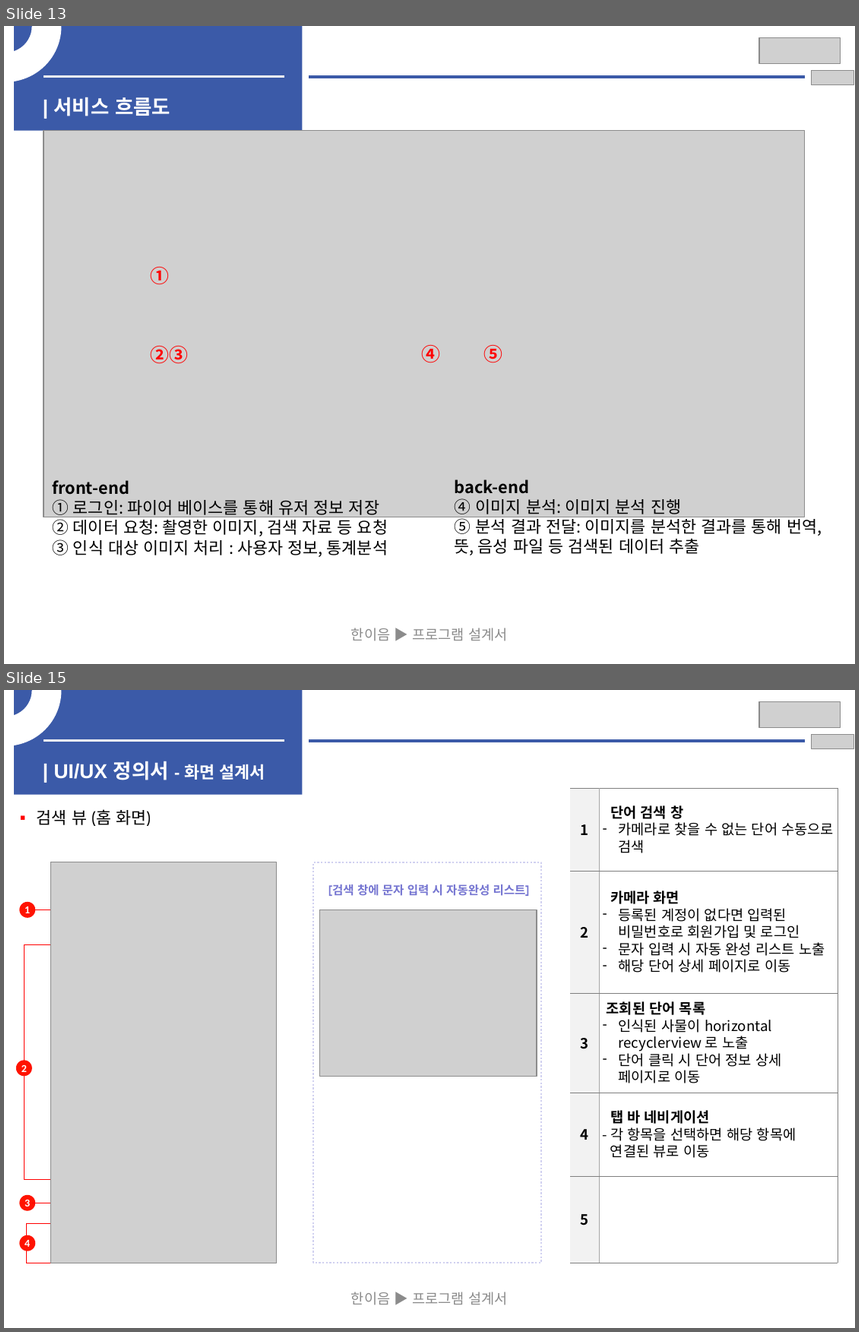
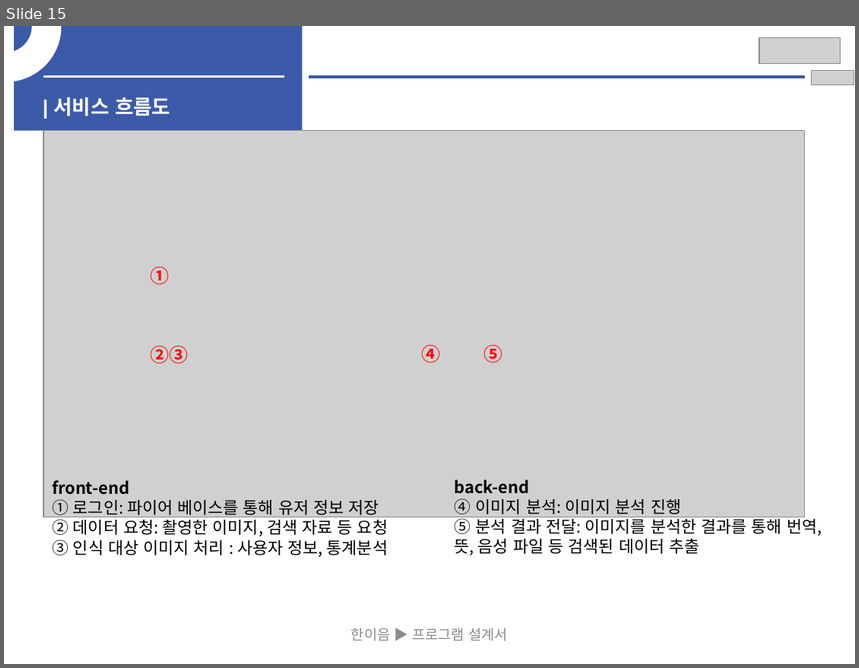
Before and after one commit to Leusin/oic-graduation-project, a slide deck: report/mid-report-ppt-juyoung.pptx. Shown one above the other, each under a label of ours: slides 13 and 15 before the commit, slide 15 after it; the slides between them are not shown. The pictures are 859x1332 and 859x668 pixels, drawn with LibreOffice and Linux fonts; fonts in the diff are those of the drawing; grey boxes stand for pictures. Boxes give left, top, right and bottom in pixels: in the first picture for what was removed or moved away, otherwise in the second. Text is boxed around its words. In the diff, an @@ line names an element or a change of style, - is before the commit and + after.

```diff
--- a/report/mid-report-ppt-juyoung.pptx
+++ b/report/mid-report-ppt-juyoung.pptx
@@ slide 15 removed at (4, 690, 855, 1328), background #FFFFFF @@
@@ arch (boxed as its full ring) removed at (4, 690, 60, 745) @@
@@ rectangle removed at (14, 690, 303, 795) @@
@@ picture removed at (760, 702, 841, 727) @@
@@ picture removed at (812, 734, 854, 749) @@
@@ line removed from (44, 740) to (285, 740) @@
@@ line removed from (309, 741) to (805, 741) @@
@@ text removed at (54, 761, 265, 780) @@
-| UI/UX 정의서 - 화면 설계서
@@ table removed at (570, 788, 837, 1263), 5 rows, 2 columns @@
-1 | 단어 검색 창 / 카메라로 찾을 수 없는 단어 수동으로 검색
-2 | 카메라 화면 / 등록된 계정이 없다면 입력된 비밀번호로 회원가입 및 로그인 / 문자 입력 시 자동 완성 리스트 노출 / 해당 단어 상세 페이지로 이동
-3 | 조회된 단어 목록 / 인식된 사물이 horizontal recyclerview 로 노출 / 단어 클릭 시 단어 정보 상세 페이지로 이동
-4 | 탭 바 네비게이션 / - 각 항목을 선택하면 해당 항목에 연결된 뷰로 이동
-5 | 
@@ text removed at (37, 809, 151, 826) @@
-▪ 검색 뷰 (홈 화면)
@@ picture removed at (51, 863, 276, 1264) @@
@@ rectangle removed at (314, 863, 542, 1264) @@
@@ text removed at (329, 885, 530, 896) @@
-[검색 창에 문자 입력 시 자동완성 리스트]
@@ ellipse removed at (19, 902, 35, 918) @@
-1
@@ line removed from (34, 910) to (66, 910) @@
@@ picture removed at (320, 910, 537, 1076) @@
@@ rectangle removed at (25, 945, 71, 1180) @@
@@ ellipse removed at (16, 1060, 32, 1076) @@
-2
@@ ellipse removed at (19, 1195, 35, 1212) @@
-3
@@ line removed from (32, 1203) to (71, 1203) @@
@@ ellipse removed at (19, 1236, 35, 1252) @@
-4
@@ rectangle removed at (26, 1224, 73, 1264) @@
@@ text removed at (351, 1292, 507, 1306) @@
-한이음 ▶ 프로그램 설계서
@@ what was slide 13 is now slide 15 @@
```
Also in this commit, not shown: 2 slides changed, 2 slides added, 3 other slides removed, 1 other file.
